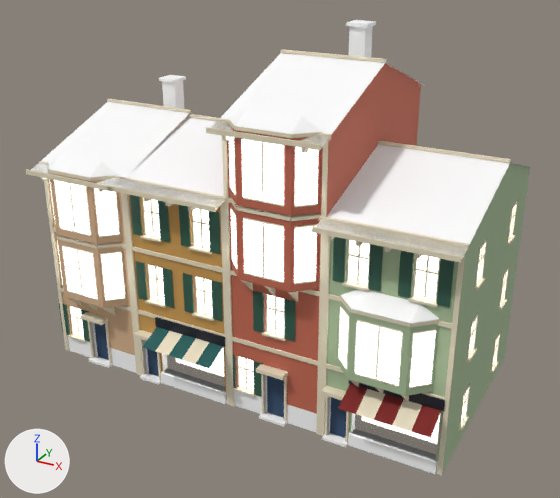
Before and after pictures for a commit that changed the glTF model game/assets/world/kits/istanbul/bld_ahsap_row_b.glb.
Rendered twice from a 50 mm lens placed at (15.7, -24.1, 20.0), pointed at (0.4, 3.8, 6.1). Every picture has the same lights, and +X, +Y and +Z are marked at lower left. The first picture is the older version. Objects named as collision shapes, trigger or cutter boxes, shadow casters or lower levels of detail are left out. Where no turn or scale is listed for an object, it has been applied to the vertices. Vertices at exactly the same position are counted once.

Before the edit, the objects in view are built like this:
```python
ob_lod0 = bpy.data.objects.new('LOD0', me_lod0_mesh)
ob_lod0.location = (0.0, 0.0, 0.0)
```
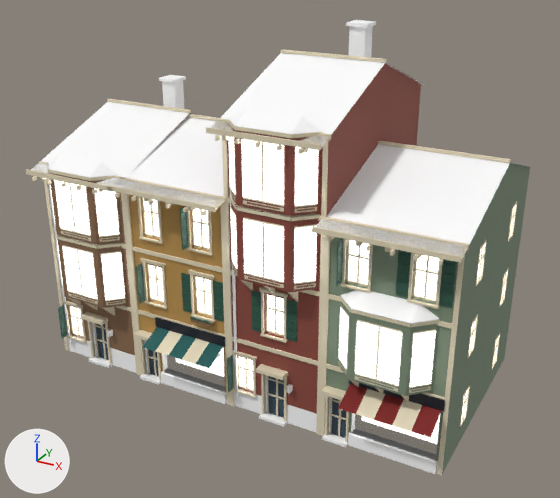
Where the change shows, as pixel boxes [x1, y1, x2, y2] in the pictures (560 x 498 px; the box of a moved part takes in the faces that stretch with it):
'LOD0', recoloured, reshaped: [26, 20, 532, 475] in both
part 1 of me_lod0_mesh, moved or reshaped (not visible afterwards): before [459, 416, 469, 431]
part 2 of me_lod0_mesh, moved or reshaped: before [466, 348, 477, 363]; after [204, 353, 221, 368]
part 3 of me_lod0_mesh, moved or reshaped (not visible afterwards): before [474, 277, 485, 291]
part 4 of me_lod0_mesh, added: after [58, 305, 68, 338]
part 5 of me_lod0_mesh, added: after [136, 263, 145, 304]
part 6 of me_lod0_mesh, added: after [181, 273, 192, 313]
part 7 of me_lod0_mesh, added: after [213, 281, 224, 322]
part 8 of me_lod0_mesh, reshaped: before [59, 188, 527, 397]; after [32, 135, 513, 437]

The change, as a diff of the scene's bpy script:
```diff
--- a/game/assets/world/kits/istanbul/bld_ahsap_row_b.glb.py
+++ b/game/assets/world/kits/istanbul/bld_ahsap_row_b.glb.py
@@ mat_m_plaster_sage @@
 mat_m_plaster_sage = principled_material('M_Plaster_Sage')
-mat_m_plaster_sage.base_color = (0.397, 0.515, 0.314)  # greyish green #a9be98
+mat_m_plaster_sage.base_color = (0.212, 0.279, 0.191)  # grey #7f9079
 mat_m_plaster_sage.roughness = 0.85
@@ mat_m_wood_oxblood @@
 mat_m_wood_oxblood = principled_material('M_Wood_Oxblood')
-mat_m_wood_oxblood.base_color = (0.552, 0.144, 0.0844)  # orange #c46a52
+mat_m_wood_oxblood.base_color = (0.262, 0.0685, 0.0467)  # red #8c4a3d
 mat_m_wood_oxblood.roughness = 0.7
@@ mat_m_wood_yali_dark @@
 mat_m_wood_yali_dark = principled_material('M_Wood_Yali_Dark')
-mat_m_wood_yali_dark.base_color = (0.694, 0.456, 0.27)  # beige #d9b48e
+mat_m_wood_yali_dark.base_color = (0.254, 0.144, 0.0762)  # brown #8a6a4e
 mat_m_wood_yali_dark.roughness = 0.7
@@ mat_m_metal_painted @@
+mat_m_metal_painted = principled_material('M_Metal_Painted')
+mat_m_metal_painted.base_color = (1.0, 1.0, 1.0)  # white #ffffff
+mat_m_metal_painted.metallic = 0.4
+mat_m_metal_painted.roughness = 0.45
@@ me_lod0_mesh @@
 # used by ob_lod0; location = (0.0, 0.0, 0.0)
-me_lod0_mesh.from_pydata(...)  # 2941 vertices, 4210 faces; spans x -9.7..9.7, y -1.2..10.0, z 0.0..15.9
+me_lod0_mesh.from_pydata(...)  # 4261 vertices, 6298 faces; spans x -9.7..9.7, y -1.2..10.2, z 0.0..15.9
+# me_lod0_mesh part 1: the loose piece of 8 vertices spanning x 9.6..9.7, y 1.9..2.9, z 0.8..0.9 is moved by (-13.2, -3.0, 1.6), in mat_m_metal_painted (white #ffffff)
+# me_lod0_mesh part 2: the loose piece of 8 vertices spanning x 9.6..9.7, y 1.9..2.9, z 4.0..4.1 is moved by (-10.1, -3.0, -1.6), in mat_m_metal_painted (white #ffffff)
+# me_lod0_mesh part 3: the loose piece of 8 vertices spanning x 9.6..9.7, y 1.9..2.9, z 7.1..7.2 is moved by (-3.8, -3.0, -4.7), in mat_m_metal_painted (white #ffffff)
+# me_lod0_mesh part 4: a new loose piece, a box spanning x -9.35..-9.31, y -0.45..0.0, z 0.95..2.6, in mat_m_paint_shutter_green (dark green #2f5b4a)
+# me_lod0_mesh part 5: a new loose piece, a box spanning x -4.37..-4.33, y -0.45..0.0, z 4.1..5.9, in mat_m_paint_shutter_green (dark green #2f5b4a)
+# me_lod0_mesh part 6: a new loose piece, a box spanning x -2.29..-1.82, y -0.04..0.0, z 4.1..5.9, in mat_m_paint_shutter_green (dark green #2f5b4a)
+# me_lod0_mesh part 7: a new loose piece, a box spanning x -0.68..-0.21, y -0.04..0.0, z 4.1..5.9, in mat_m_paint_shutter_green (dark green #2f5b4a)
+# me_lod0_mesh part 8: 29 vertices moved from x -9.7..9.3, y -0.1..0.0, z 0.9..9.0 to x -9.2..9.3, y -0.1..0.0, z 0.9..9.0; 342 vertices removed from x -9.7..9.7, y -0.1..9.7, z 0.8..10.3; 1446 vertices added at x -9.6..9.6, y -1.1..10.2, z 0.0..12.6
+# other edits to the shape of me_lod0_mesh do not show in these pictures
 me_lod0_mesh.materials.append(mat_m_awning_red)
@@ me_lod0_mesh @@
 me_lod0_mesh.materials.append(mat_m_wood_yali_dark)
+me_lod0_mesh.materials.append(mat_m_metal_painted)  # white #ffffff
```
